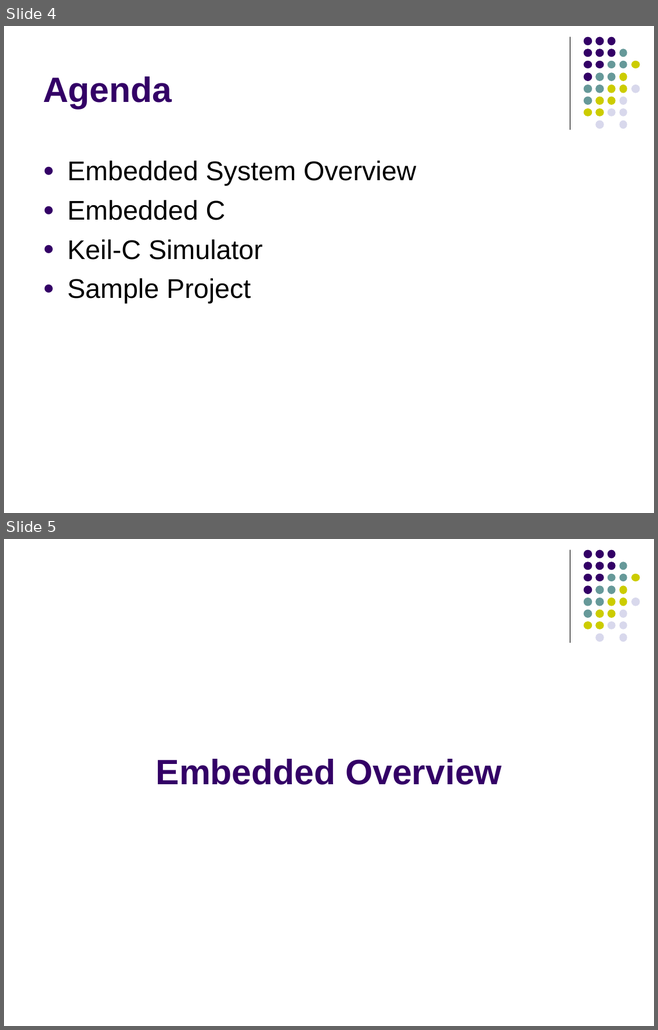
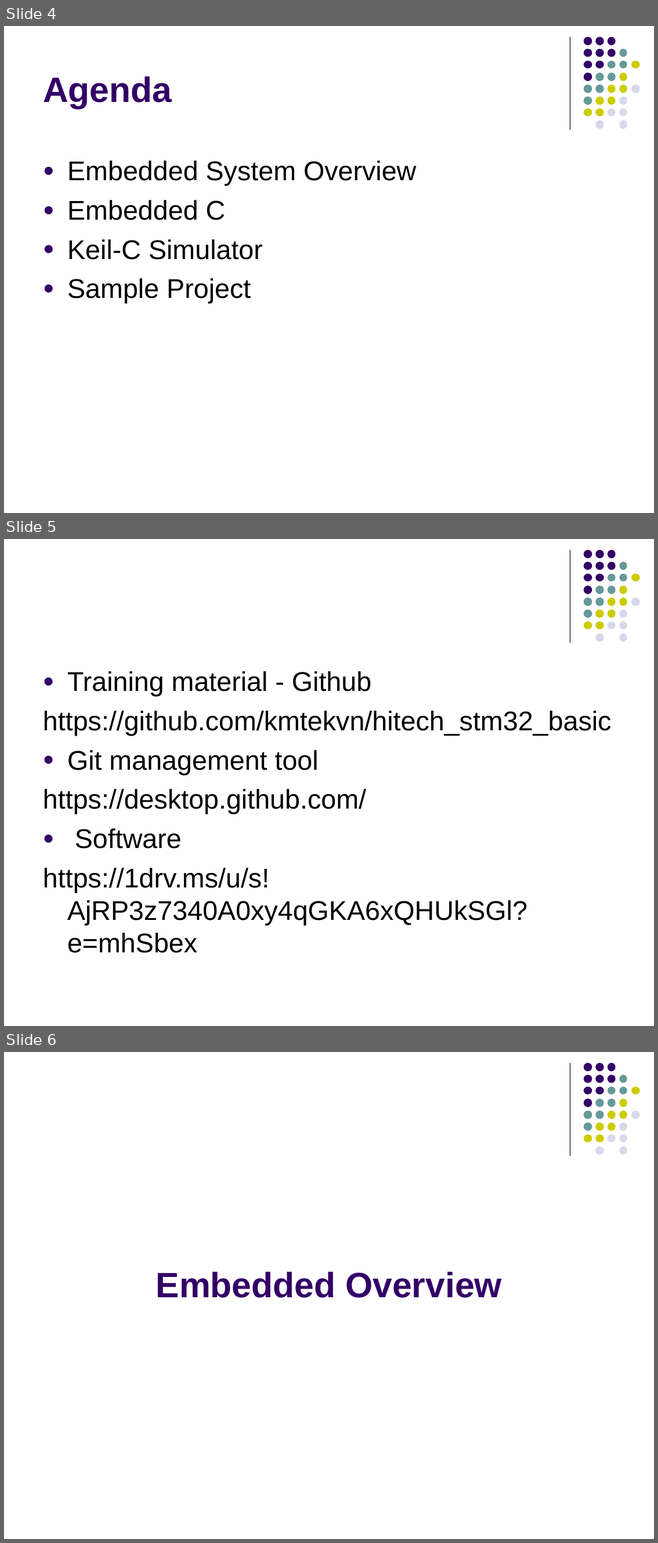
Before and after one commit to kmtekvn/hitech_stm32_basic, a slide deck: 04. Slides/01. Intro Embedded/01 Welcome & Intro Embedded.ppt. Shown one above the other, each under a label of ours: slides 4 and 5 before the commit, slides 4, 5 and 6 after it. The pictures are 658x1030 and 658x1543 pixels, drawn with LibreOffice and Linux fonts; fonts in the diff are those of the drawing. Boxes give left, top, right and bottom in pixels: in the first picture for what was removed or moved away, otherwise in the second. Text is boxed around its words. In the diff, an @@ line names an element or a change of style, - is before the commit and + after.

Commit message:
update docs
update docs

```diff
--- a/04. Slides/01. Intro Embedded/01 Welcome & Intro Embedded.ppt
+++ b/04. Slides/01. Intro Embedded/01 Welcome & Intro Embedded.ppt
@@ slide 5 added at [4, 539, 654, 1026], background #FFFFFF; not listed: 32 template elements that a slide beside it also shows @@
@@ text added at [43, 671, 611, 953], 30 pt, text #000000 @@
+● Training material - Github
+https://github.com/kmtekvn/hitech_stm32_basic
+● Git management tool
+https://desktop.github.com/
+● Software
+https://1drv.ms/u/s!AjRP3z7340A0xy4qGKA6xQHUkSGl?e=mhSbex
@@ what was slide 5 is now slide 6 @@
```
